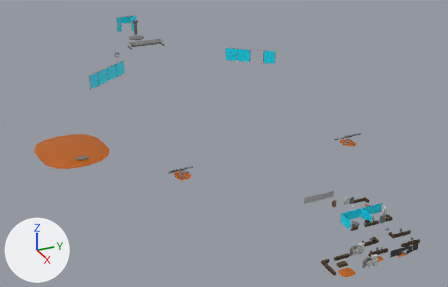
What one commit did to the FBX model Assets/Prefabs/WhiteBlocking/Nivel1/Props.fbx.
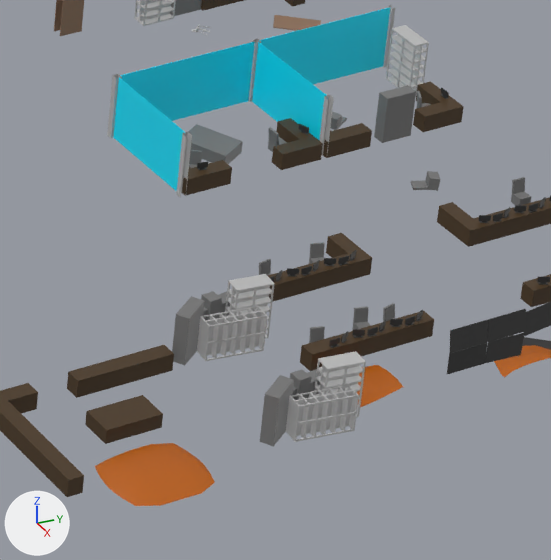
Old and new are each drawn whole from a 50 mm lens placed at (22.57, -10.4, 10.4), pointed at (-0.6, 0.03, -1.18) and again close up on the part from 72% to 91% of the width and 70% to 99% of the height. The lights are fixed; the arrows at lower left show +X, +Y and +Z. Where no turn or scale is listed for an object, it has been applied to the vertices.

The scene before the commit, as lines of its bpy script (objects in view):
```python
me_mesh = bpy.data.meshes.new('Mesh')
me_mesh.from_pydata(...)  # 6345 vertices, 6001 faces; spans x -13.4..13.4, y -6.5..6.5, z -0.9..0.9
me_mesh.materials.append(mat_escritorio)  # brown #4a371f
me_mesh.materials.append(mat_suelo)  # orange #b95e00
me_mesh.materials.append(mat_lambert56)  # grey #767676
me_mesh.materials.append(mat_monitor)  # black #323232
me_mesh.materials.append(mat_puertas)  # brown #8e705a
me_mesh.materials.append(mat_frame)  # grey #b7b7b7
me_mesh.materials.append(mat_vidrio)  # cyan #00e3ff
me_mesh.materials.append(mat_lambert51)  # grey #bcbcbc
me_mesh.materials.append(mat_lambert58)  # grey #bcbcbc
ob_polysurface932 = bpy.data.objects.new('polySurface932', me_mesh)
ob_polysurface932.location = (-2.287, -1.63, 0.702)
```
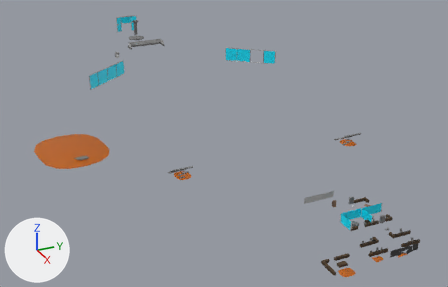
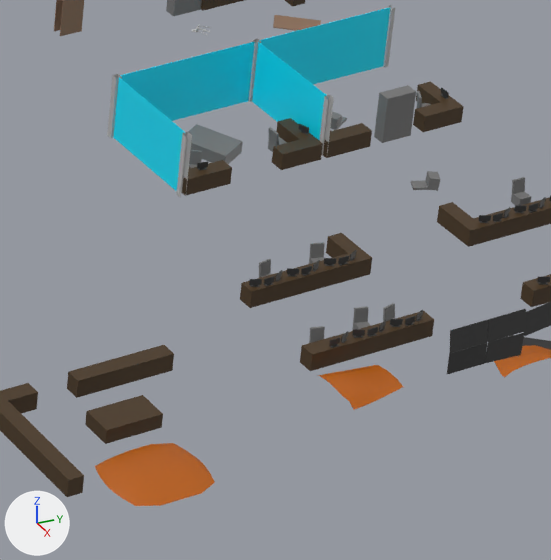
The edits, one by one:
me_mesh is used by ob_polysurface932; location (-2.287, -1.63, 0.702).
me_mesh had 6345 vertices, 6001 faces and spanned x -13.4..13.4, y -6.5..6.5, z -0.9..0.9.
me_mesh now has 3257 vertices, 2805 faces and spans x -13.4..13.4, y -6.5..6.5, z -0.9..0.9.
me_mesh part 1: 10 loose pieces with 2080 vertices, spanning x 10.0..13.3, y 0.8..2.5, z -0.8..-0.5, are deleted.
me_mesh part 2: 304 vertices moved within x 10.9..13.2, y 1.3..3.1, z -0.8..-0.5; 1008 vertices removed from x 11.0..13.2, y 1.1..3.2, z -0.8..-0.5.

Changed parts and their boxes [x1, y1, x2, y2] in the close-ups (551 x 560 px):
part 1 of me_mesh, deleted: before [134, 0, 359, 447]
part 2 of me_mesh, cut back: before [111, 5, 547, 417]; after [120, 7, 548, 410]
